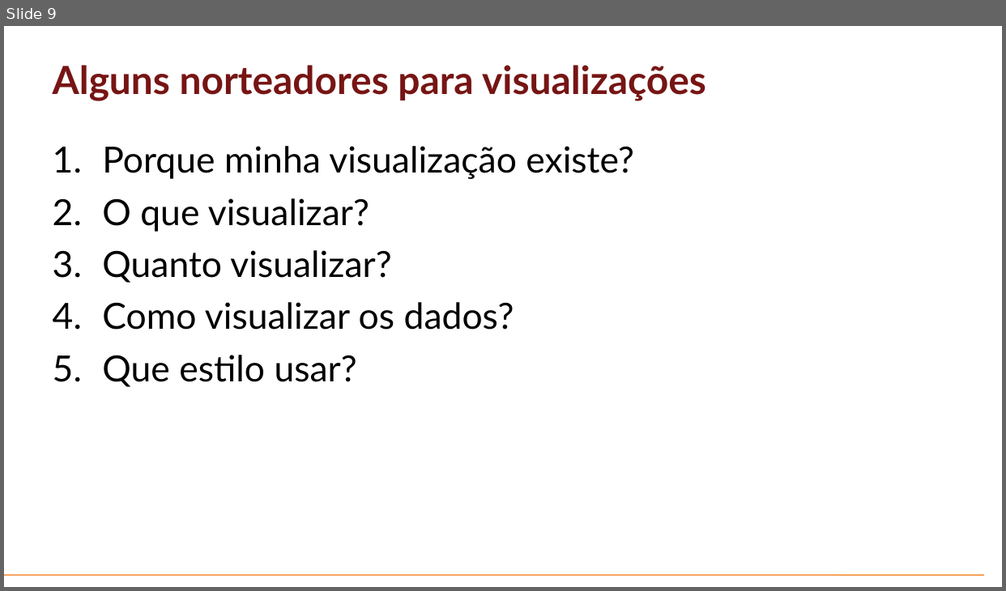
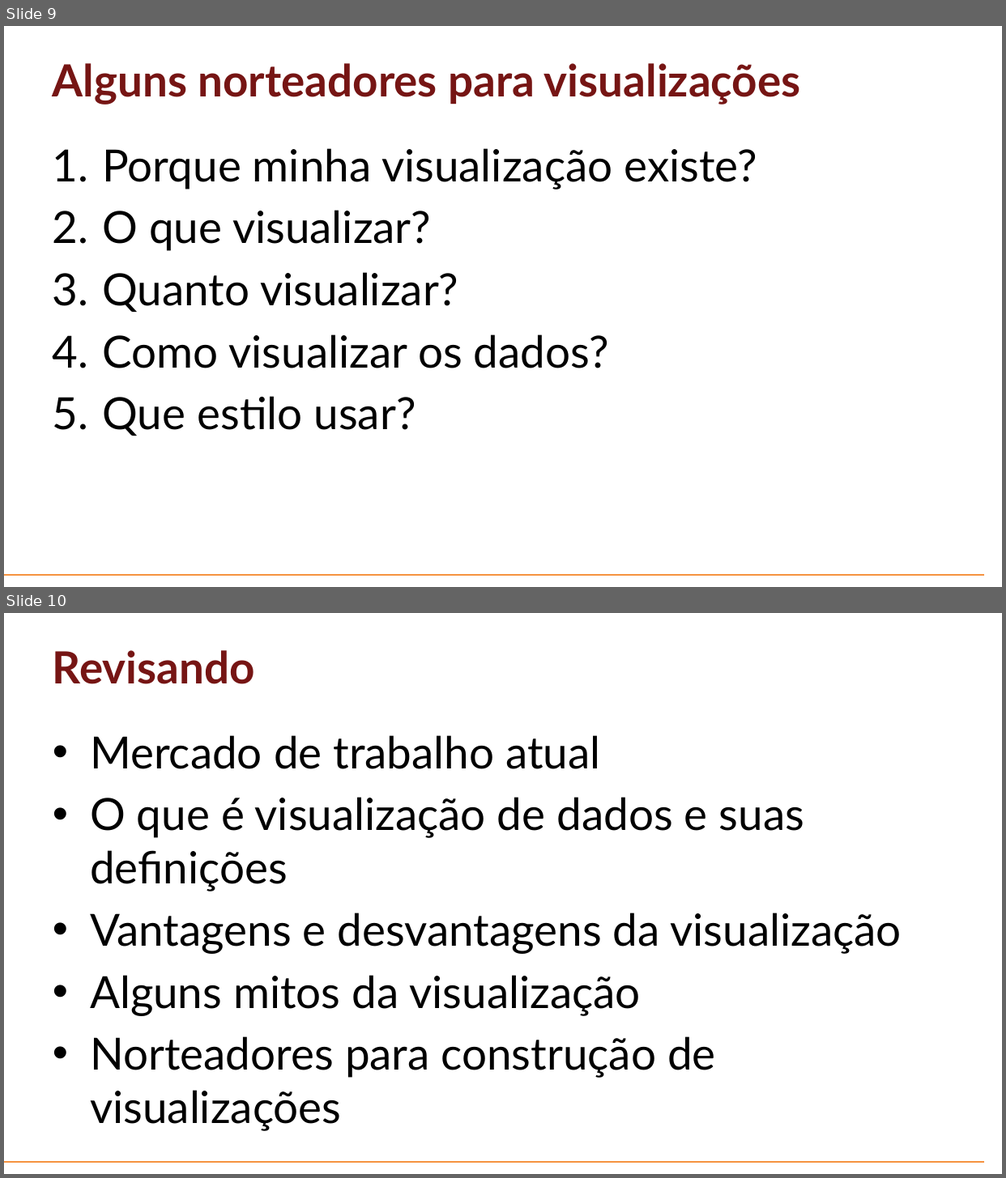
Before and after one commit to mikael04/aulas-profortec-datavis, a slide deck: Aulas/Aula-01-Intro-Vis.pptx. Shown one above the other, each under a label of ours: slide 9 before the commit, slides 9 and 10 after it. The pictures are 1006x591 and 1006x1178 pixels, drawn with LibreOffice and Linux fonts; fonts in the diff are those of the drawing; background and template pictures are left out. Boxes give left, top, right and bottom in pixels: in the first picture for what was removed or moved away, otherwise in the second. Text is boxed around its words. In the diff, an @@ line names an element or a change of style, - is before the commit and + after.

Commit message:
Alterando aula 1 para pptx; Adicionando Atividade 1;

```diff
--- a/Aulas/Aula-01-Intro-Vis.pptx
+++ b/Aulas/Aula-01-Intro-Vis.pptx
@@ slide 10 added at <box>4,613,1002,1174</box>, background #FFFFFF; not listed: 1 template element that a slide beside it also shows @@
@@ title added at <box>53,650,255,684</box>, 32 pt, text #761514, bold @@
+Revisando
@@ text added at <box>90,735,901,1078</box>, 32 pt, text #000000 @@
+• Mercado de trabalho atual
+• O que é visualização de dados e suas definições
+• Vantagens e desvantagens da visualização
+• Alguns mitos da visualização
+• Norteadores para construção de visualizações
@@ slide 9 changed as well @@
@@ title "Alguns norteadores para visualizações" at <box>53,63,801,105</box>: size 28 to 32 pt @@
@@ text "Porque minha visualização existe?" at <box>103,148,756,436</box>: size 26 to 32 pt @@
```
Also in this commit, not shown: 9 other slides changed, 1 other slide added, 1 slide removed, 8 other files.
